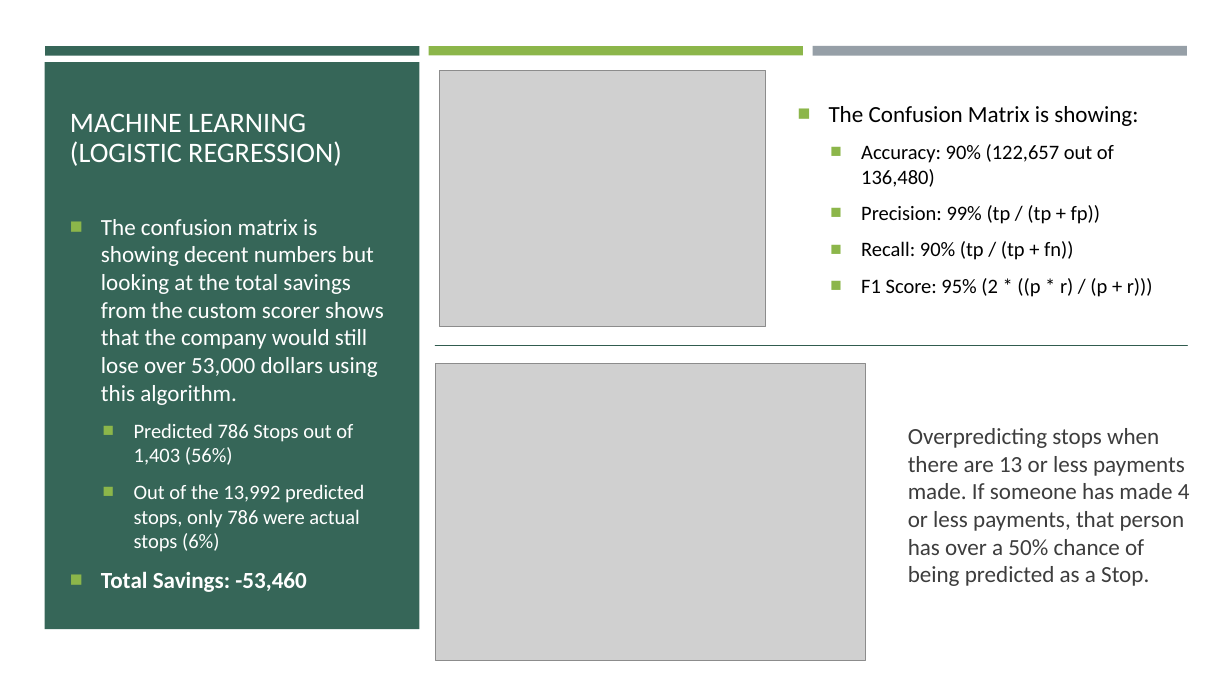
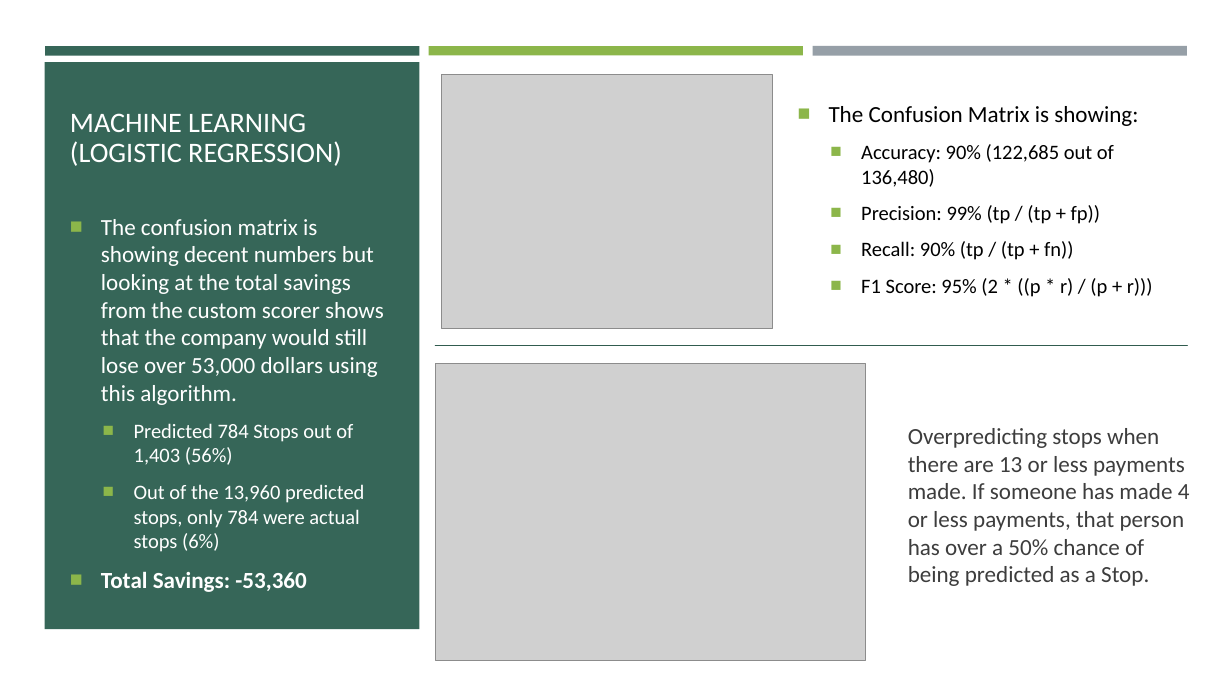
Before and after one commit to brocknosbisch/Springboard_Capstone_2, a slide deck: slide 19 of Chapter_6_Capstone_2_Milestone_Report_2.pptx. Drawn at 1232x693 pixels with LibreOffice and Linux fonts; fonts in the diff are those of the drawing; grey boxes stand for pictures. Boxes give left, top, right and bottom in pixels: in the first picture for what was removed or moved away, otherwise in the second. Text is boxed around its words. In the diff, an @@ line names an element or a change of style, - is before the commit and + after.

```diff
--- a/Chapter_6_Capstone_2_Milestone_Report_2.pptx
+++ b/Chapter_6_Capstone_2_Milestone_Report_2.pptx
@@ picture: place and size @@
-picture at (439,70,765,327)
+picture at (442,75,773,329)
@@ text at (861,144,1114,187): text changed @@
-  ■ Accuracy: 90% (122,657 out of 136,480)
+  ■ Accuracy: 90% (122,685 out of 136,480)
@@ text at (101,423,365,592): text changed @@
-  ■ Predicted 786 Stops out of 1,403 (56%)
-  ■ Out of the 13,992 predicted stops, only 786 were actual stops (6%)
-■ Total Savings: -53,460
+  ■ Predicted 784 Stops out of 1,403 (56%)
+  ■ Out of the 13,960 predicted stops, only 784 were actual stops (6%)
+■ Total Savings: -53,360
```
Also in this commit, not shown: 6 other slides changed, 2 other files.
